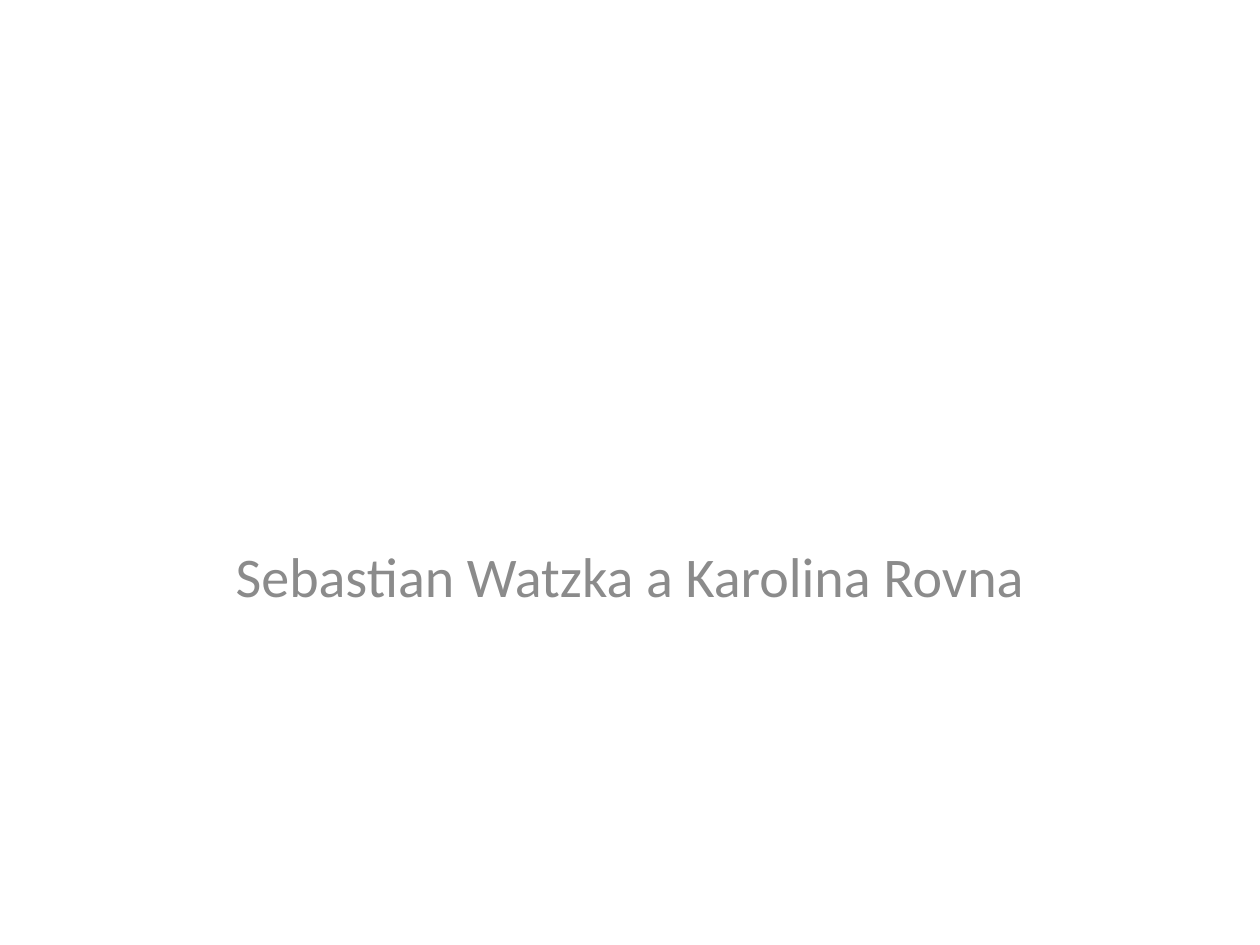
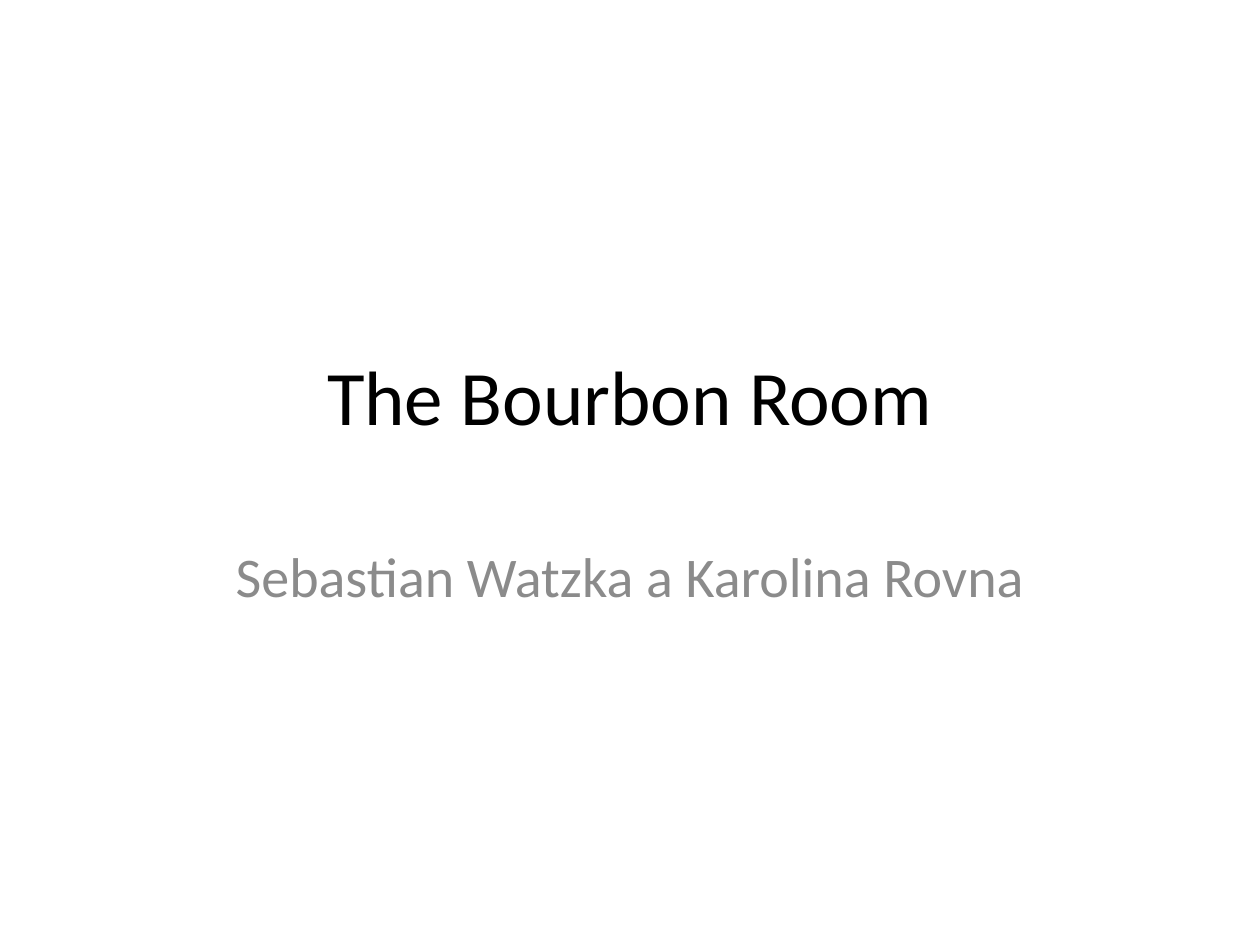
Before and after one commit to sebooo-o/Hen-10, a slide deck: slide 1 of presentation.pptx. Drawn at 1260x945 pixels with LibreOffice and Linux fonts; fonts in the diff are those of the drawing. Boxes give left, top, right and bottom in pixels: in the first picture for what was removed or moved away, otherwise in the second. Text is boxed around its words. In the diff, an @@ line names an element or a change of style, - is before the commit and + after.

Commit message:
nazov

```diff
--- a/presentation.pptx
+++ b/presentation.pptx
@@ title added at (327, 371, 932, 426), 44 pt, text #000000 @@
+The Bourbon Room
```
